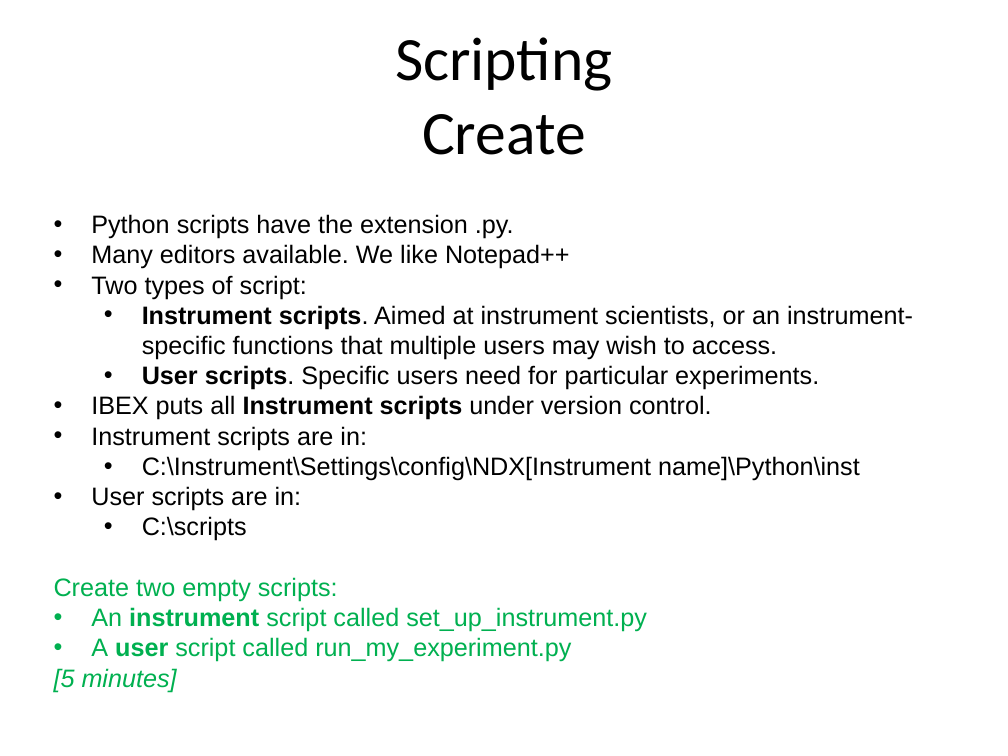
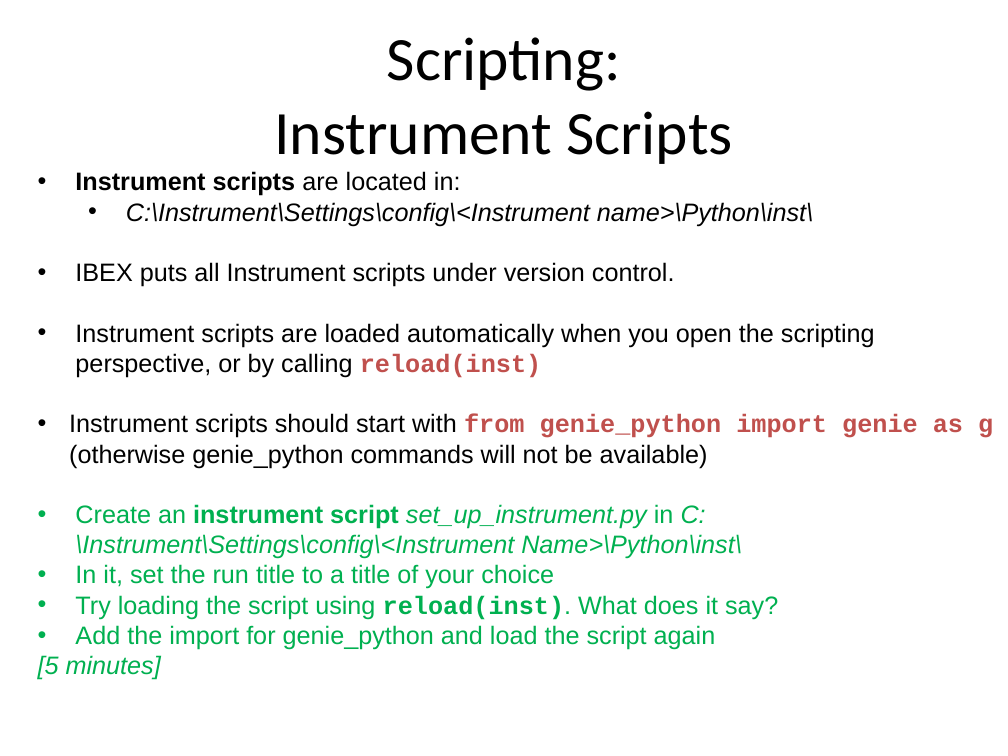
Before and after one commit to ISISComputingGroup/ibex_user_manual, a slide deck: slide 19 of genie_python_and_ibex/genie_python_and_ibex.pptx (slide 17 before the commit). Drawn at 1008x756 pixels with LibreOffice and Linux fonts; fonts in the diff are those of the drawing; background and template pictures are left out. Boxes give left, top, right and bottom in pixels: in the first picture for what was removed or moved away, otherwise in the second. Text is boxed around its words. In the diff, an @@ line names an element or a change of style, - is before the commit and + after.

Commit message:
Updated slides following genie_python training Jan 2018

```diff
--- a/genie_python_and_ibex/genie_python_and_ibex.pptx
+++ b/genie_python_and_ibex/genie_python_and_ibex.pptx
@@ title at <box>274,37,733,164</box>: text changed @@
-Scripting
-Create
+Scripting:
+Instrument Scripts
@@ text "Instrument scripts are located in:": place and size @@
-text "Instrument scripts are located in:" at <box>54,214,913,692</box>
+text "Instrument scripts are located in:" at <box>38,171,993,680</box>
@@ text at <box>75,171,813,226</box>: text changed; italic on @@
-• Python scripts have the extension .py.
-• Many editors available. We like Notepad++
-• Two types of script:
-  • Instrument scripts. Aimed at instrument scientists, or an instrument-specific functions that multiple users may wish to access.
-  • User scripts. Specific users need for particular experiments.
+• Instrument scripts are located in:
+  • C:\Instrument\Settings\config\<Instrument name>\Python\inst\
@@ text at <box>75,262,675,287</box>: bold off in "Instrument scripts" @@
@@ text at <box>69,323,993,650</box>: text changed; text colour #000000 to #00B050 @@
-• Instrument scripts are in:
-  • C:\Instrument\Settings\config\NDX[Instrument name]\Python\inst
-• User scripts are in:
-  • C:\scripts
-Create two empty scripts:
-• An instrument script called set_up_instrument.py
-• A user script called run_my_experiment.py
+• Instrument scripts are loaded automatically when you open the scripting perspective, or by calling reload(inst)
+• Instrument scripts should start with from genie_python import genie as g (otherwise genie_python commands will not be available)
+• Create an instrument script set_up_instrument.py in C:\Instrument\Settings\config\<Instrument Name>\Python\inst\
+• In it, set the run title to a title of your choice
+• Try loading the script using reload(inst). What does it say?
+• Add the import for genie_python and load the script again
```
Also in this commit, not shown: 14 other slides changed, 3 slides added, 1 slide removed.
